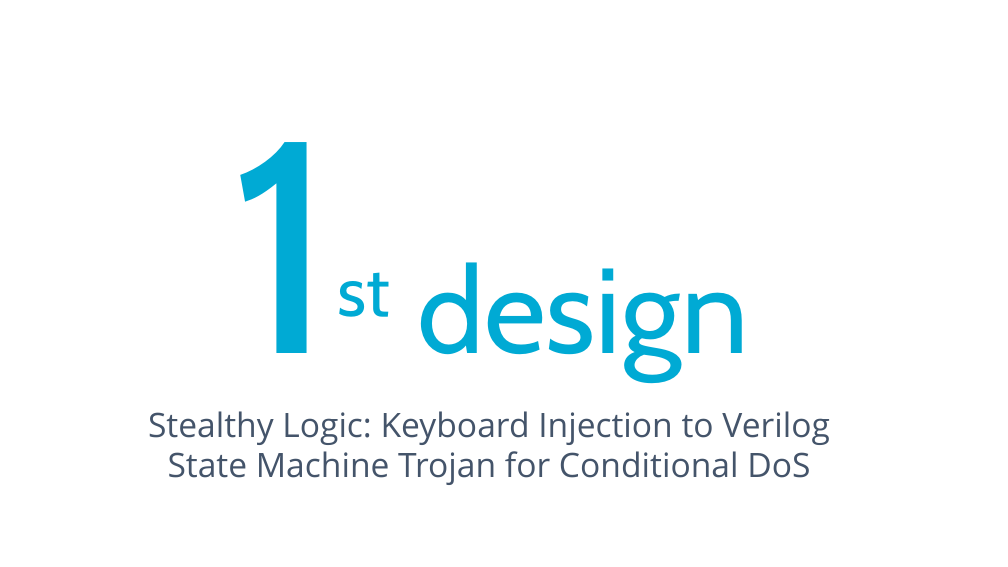
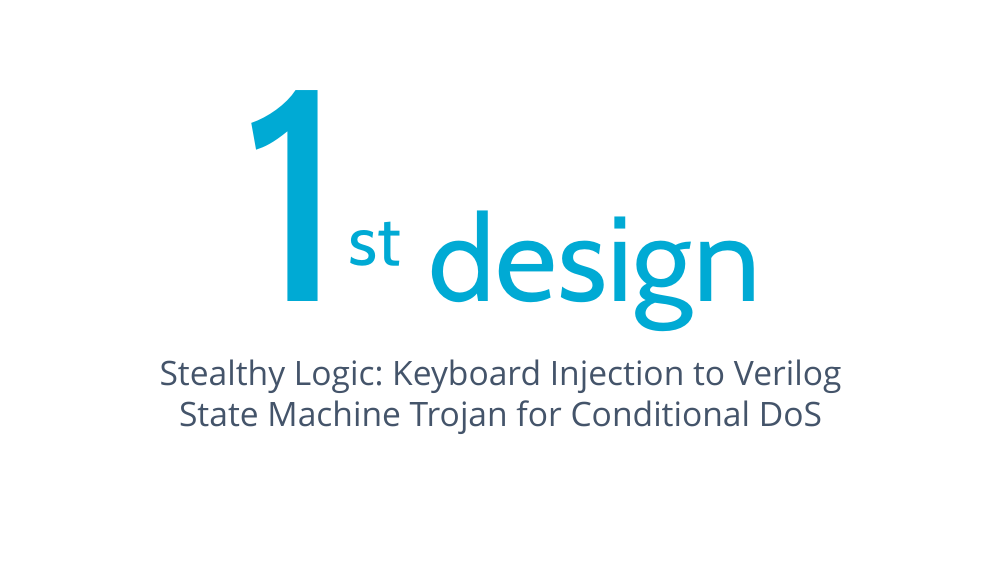
Before and after one commit to Lefteris-B/2024-CSAW, a slide deck: slide 14 of presentations/CSAW_2024_second_stage.pptx (slide 13 before the commit). Drawn at 1008x567 pixels with LibreOffice and Linux fonts; fonts in the diff are those of the drawing. Boxes give left, top, right and bottom in pixels: in the first picture for what was removed or moved away, otherwise in the second. Text is boxed around its words. In the diff, an @@ line names an element or a change of style, - is before the commit and + after.

```diff
--- a/presentations/CSAW_2024_second_stage.pptx
+++ b/presentations/CSAW_2024_second_stage.pptx
@@ text "1st design": place and size @@
-text "1st design" at <box>417,262,749,380</box>
+text "1st design" at <box>429,210,761,328</box>
@@ text "Stealthy Logic: Keyboard Injection to ...": place and size @@
-text "Stealthy Logic: Keyboard Injection to ..." at <box>148,411,830,485</box>
+text "Stealthy Logic: Keyboard Injection to ..." at <box>160,359,842,434</box>
```
Also in this commit, not shown: 12 other slides changed, 5 slides added, 4 other files.
